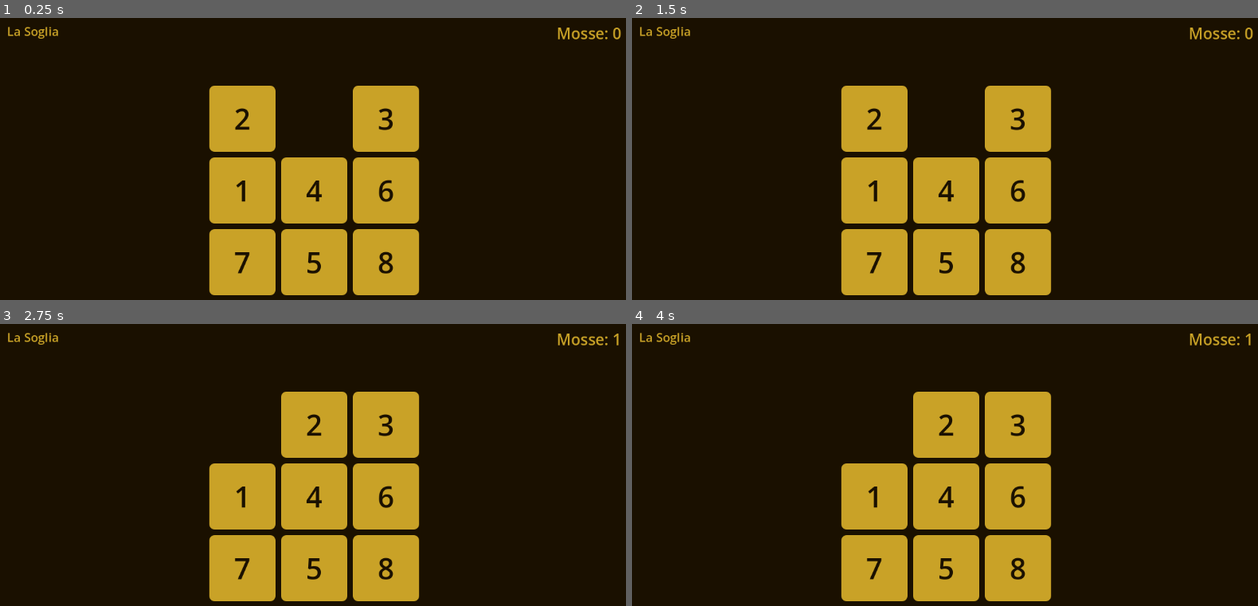
Above: before the commit, frames 1-4 (two rows, left to right).
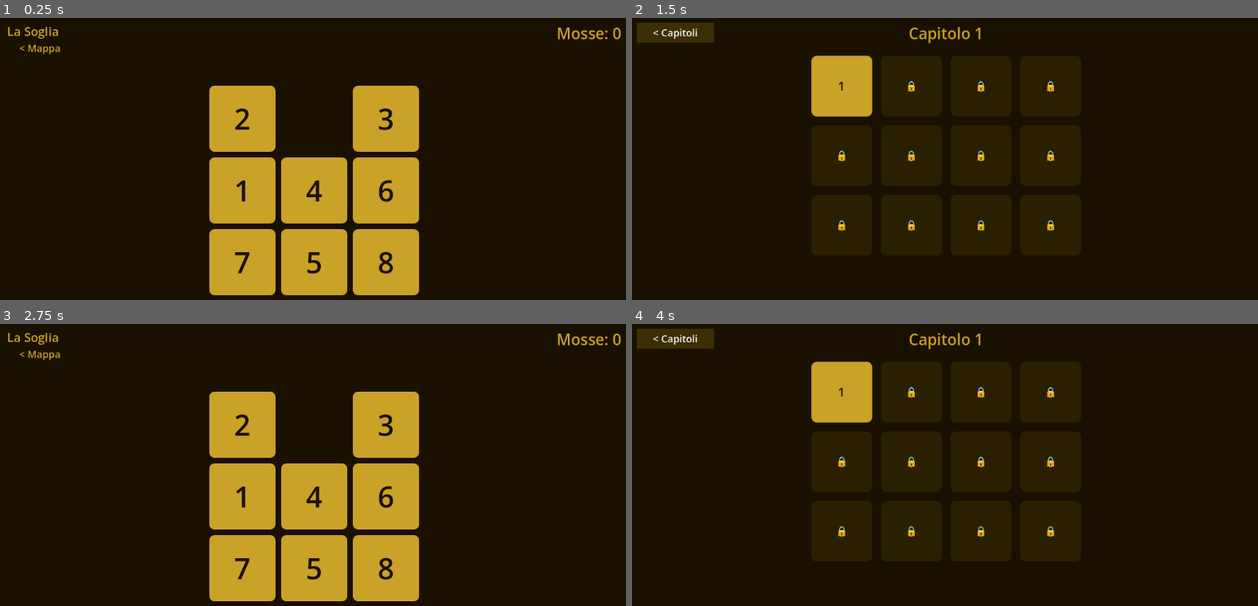
Above: after the commit, the same moments.

Repository: teologoeretico1975/LeTavoleDiAshan
Game: Godot game, scene res://scenes/game/GameBoard.tscn
The game is run twice, just before and just after one commit, with the same random seed, the same clock (stepped at 60 frames per second) and the same inputs.
Inputs (mouse positions are in pixels of both pictures, inside the frame that each line leads up to):
- Up to frame 1 (0.25 s): no input
- Up to frame 2 (1.5 s): click (669, 49) at 0.5 s, where only the run after the commit has a clickable "< Mappa"; click (675, 32) at 1.25 s, where only the run after the commit has a clickable "< Capitoli"
- Up to frame 3 (2.75 s): click (212, 391) at 2 s, where only the run after the commit has a clickable "1"
- Up to frame 4 (4 s): click (669, 355) at 2.75 s, where only the run after the commit has a clickable "< Mappa"; click (675, 338) at 3.5 s, where only the run after the commit has a clickable "< Capitoli"

The runs differ from the first frame. In frame 1, 0.1% of the frame differs, in the area x 3-10%, y 9-13%; in frame 2, 22%; in frame 3, 5.0%; in frame 4, 23%, in the area x 0-99%, y 1-99%.

Commit message:
Fase 6e: add GameManager autoload and LevelSelect scene
- GameManager: minimal autoload acting as blackboard for scene parameters
  (selected_chapter, selected_level); goto_game_board() and goto_level_select()
  wrap change_scene_to_file with parameter passing
- LevelSelect: procedural GridContainer with per-level state (locked/unlocked/stars)
  read from LevelLoader + SaveManager; navigates to GameBoard on tap
- GameBoard: reads chapter/level from GameManager in _ready() with @export fallback
  for isolated editor testing; adds "< Mappa" button and ESC to return to LevelSelect

Co-Authored-By: Claude Sonnet 4.6 <noreply@anthropic.com>

Diff:
--- a/project.godot
+++ b/project.godot
@@ -17,7 +17,9 @@
 
 [autoload]
 
+GameManager="*uid://2i2vcla7g2xq"
 LevelLoader="*res://scripts/managers/level_loader.gd"
+SaveManager="*uid://bhiejw0hpbya0"
 
 [physics]
 
--- /dev/null
+++ b/scenes/ui/LevelSelect.tscn
@@ -0,0 +1,12 @@
+[gd_scene format=3 uid="uid://level_select_scene"]
+
+[ext_resource type="Script" path="res://scripts/ui/LevelSelect.gd" id="1_levelselect"]
+
+[node name="LevelSelect" type="Control"]
+layout_mode = 3
+anchors_preset = 15
+anchor_right = 1.0
+anchor_bottom = 1.0
+grow_horizontal = 2
+grow_vertical = 2
+script = ExtResource("1_levelselect")
--- /dev/null
+++ b/scripts/managers/game_manager.gd
@@ -0,0 +1,51 @@
+# scripts/managers/game_manager.gd
+#
+# Autoload/singleton responsabile della navigazione tra scene e del passaggio
+# di parametri contestuali tra di esse.
+#
+# PERCHÉ SERVE:
+#   change_scene_to_file() distrugge la scena corrente e crea quella nuova.
+#   La scena nuova non esiste ancora al momento della chiamata, quindi non è
+#   possibile impostare proprietà su di essa prima che il suo _ready() giri.
+#   L'Autoload sopravvive al cambio scena e funge da "blackboard" condiviso:
+#   chi parte scrive i parametri qui, chi arriva li legge nel proprio _ready().
+#   Equivalente di variabili statiche di Application-scope in WinForms/WPF.
+#
+# USO TIPICO:
+#   # LevelSelect: l'utente clicca il livello 3 del capitolo 2
+#   GameManager.goto_game_board(2, 3)
+#
+#   # GameBoard._ready(): legge i parametri scritti da LevelSelect
+#   var ch  = GameManager.selected_chapter   # → 2
+#   var lvl = GameManager.selected_level     # → 3
+
+extends Node
+
+
+# ---------------------------------------------------------------------------
+# Parametri contestuali — scritti dal chiamante, letti dalla scena destinazione
+# ---------------------------------------------------------------------------
+
+# Capitolo e livello selezionati dall'utente. Valori default (1, 1) garantiscono
+# che GameBoard sia sempre inizializzabile anche senza navigazione esplicita.
+var selected_chapter: int = 1
+var selected_level:   int = 1
+
+
+# ---------------------------------------------------------------------------
+# Navigazione
+# ---------------------------------------------------------------------------
+
+# Imposta il contesto e carica GameBoard.
+# Chiamato da LevelSelect quando l'utente tocca un livello sbloccato.
+func goto_game_board(p_chapter: int, p_level: int) -> void:
+	selected_chapter = p_chapter
+	selected_level   = p_level
+	get_tree().change_scene_to_file("res://scenes/game/GameBoard.tscn")
+
+
+# Imposta il capitolo corrente e torna a LevelSelect.
+# Chiamato da GameBoard (tasto ESC / pulsante "< Mappa").
+func goto_level_select(p_chapter: int) -> void:
+	selected_chapter = p_chapter
+	get_tree().change_scene_to_file("res://scenes/ui/LevelSelect.tscn")
--- a/scripts/ui/GameBoard.gd
+++ b/scripts/ui/GameBoard.gd
@@ -92,11 +92,20 @@
 
 	_setup_background()
 
+	# Legge capitolo e livello da GameManager se disponibile (navigazione normale),
+	# altrimenti usa gli @export della scena (test isolato nell'editor).
+	# Pattern: GameManager è il chiamante runtime; @export è il fallback per l'editor.
+	var gm: Node = get_node_or_null("/root/GameManager")
+	if gm != null:
+		chapter  = gm.selected_chapter
+		level_id = gm.selected_level
+
 	_state = _load_level(chapter, level_id)
 
 	_build_board()
 	_refresh_tiles()
 	_setup_hud()
+	_setup_back_button()
 
 
 # Inizializza la board direttamente da dati grezzi, senza passare per LevelLoader.
@@ -480,3 +489,49 @@
 	# queue_free() rimuove il nodo dal albero alla fine del frame — come Dispose() in C#.
 	# Passarlo direttamente come Callable funziona perché è un metodo dell'oggetto flash.
 	tween.tween_callback(flash.queue_free)
+
+
+# ---------------------------------------------------------------------------
+# Navigazione di ritorno — PARTE 3
+# ---------------------------------------------------------------------------
+
+# Crea un pulsante "< Mappa" in alto a sinistra, sotto il titolo del livello.
+# Visibile solo quando GameManager è disponibile (navigazione runtime, non editor).
+func _setup_back_button() -> void:
+	var gm: Node = get_node_or_null("/root/GameManager")
+	if gm == null:
+		return
+
+	var btn := Button.new()
+	btn.name   = "BackButton"
+	btn.text   = "< Mappa"
+	btn.add_theme_font_size_override("font_size", 18)
+	btn.add_theme_color_override("font_color", COL_TILE)
+
+	# Stile flat: nessun bordo, sfondo trasparente — solo testo colorato.
+	var style_normal  := StyleBoxFlat.new()
+	style_normal.bg_color = Color(0, 0, 0, 0)
+	var style_hover   := StyleBoxFlat.new()
+	style_hover.bg_color  = Color(1.0, 0.85, 0.1, 0.15)
+	btn.add_theme_stylebox_override("normal", style_normal)
+	btn.add_theme_stylebox_override("hover",  style_hover)
+	btn.add_theme_stylebox_override("pressed", style_hover)
+
+	# Posizionato sotto il titolo del livello (riga HUD sopra la board).
+	btn.position = Vector2(20.0, 50.0)
+	btn.size     = Vector2(120.0, 32.0)
+	add_child(btn)
+
+	btn.pressed.connect(_on_back_pressed)
+
+
+func _on_back_pressed() -> void:
+	var gm: Node = get_node_or_null("/root/GameManager")
+	if gm != null:
+		gm.goto_level_select(chapter)
+
+
+# ESC come alternativa touch-free al pulsante — comodo in editor e su desktop.
+func _unhandled_input(event: InputEvent) -> void:
+	if event.is_action_pressed("ui_cancel"):
+		_on_back_pressed()
--- /dev/null
+++ b/scripts/ui/LevelSelect.gd
@@ -0,0 +1,289 @@
+# scripts/ui/LevelSelect.gd
+#
+# Controller della schermata di selezione livelli per un singolo capitolo.
+# Costruisce a runtime una griglia di pulsanti, uno per livello, con stato
+# visivo (sbloccato / bloccato / stelle ottenute).
+#
+# DATI LETTI ALL'AVVIO:
+#   LevelLoader.get_chapter_info(chapter)  → metadati capitolo (num_levels)
+#   LevelLoader.get_level(chapter, id)     → titolo livello
+#   SaveManager.is_level_unlocked(ch, id)  → bool
+#   SaveManager.get_level_progress(ch, id) → {"stars": int, "best_moves": int}
+#
+# NAVIGAZIONE:
+#   click su livello sbloccato → GameManager.goto_game_board(chapter, level_id)
+#   click su "< Capitoli"     → placeholder (ChapterSelect non ancora implementato)
+
+class_name LevelSelect
+extends Control
+
+
+# ---------------------------------------------------------------------------
+# Parametri editor — fallback quando GameManager non è disponibile
+# ---------------------------------------------------------------------------
+
+# Capitolo da mostrare. In gioco lo sovrascrive GameManager.selected_chapter.
+@export var chapter: int = 1
+
+
+# ---------------------------------------------------------------------------
+# Palette (Capitolo I, oro/bronzo — stessa di GameBoard)
+# ---------------------------------------------------------------------------
+
+const COL_BG            := Color("1a1000")
+const COL_GOLD          := Color("c9a227")
+const COL_GOLD_DIM      := Color("7a6010")   # oro attenuato per testo su tile bloccate
+const COL_LOCKED_BG     := Color("2a2000")   # sfondo tile bloccata
+const COL_TILE_TEXT     := Color("1a1000")   # testo scuro su tile sbloccata
+
+
+# ---------------------------------------------------------------------------
+# Layout griglia
+# ---------------------------------------------------------------------------
+
+# Quante colonne nella griglia dei pulsanti livello.
+const GRID_COLS: int     = 4
+const BTN_SIZE: float    = 110.0   # lato del pulsante quadrato
+const BTN_GAP: float     = 16.0    # spazio tra pulsanti
+
+
+# ---------------------------------------------------------------------------
+# Riferimenti interni
+# ---------------------------------------------------------------------------
+
+var _grid: GridContainer   # container che ospita i pulsanti livello
+
+
+# ---------------------------------------------------------------------------
+# Inizializzazione
+# ---------------------------------------------------------------------------
+
+func _ready() -> void:
+	if Engine.is_editor_hint():
+		return
+
+	set_anchors_preset(Control.PRESET_FULL_RECT)
+
+	# Legge il capitolo da GameManager se disponibile.
+	var gm: Node = get_node_or_null("/root/GameManager")
+	if gm != null:
+		chapter = gm.selected_chapter
+
+	_setup_background()
+	_setup_header()
+	_build_level_grid()
+
+
+# ---------------------------------------------------------------------------
+# Sfondo e header
+# ---------------------------------------------------------------------------
+
+func _setup_background() -> void:
+	var bg := ColorRect.new()
+	bg.color = COL_BG
+	bg.set_anchors_preset(Control.PRESET_FULL_RECT)
+	add_child(bg)
+
+
+func _setup_header() -> void:
+	# Riga superiore: pulsante "< Capitoli" a sinistra, titolo capitolo centrato.
+
+	var loader: Node = _get_loader()
+	var chapter_title: String = "Capitolo %d" % chapter
+	if loader != null:
+		var info: Dictionary = loader.get_chapter_info(chapter)
+		if not info.is_empty():
+			chapter_title = info.get("title", chapter_title)
+
+	# Label titolo capitolo — centrata in alto.
+	var lbl := Label.new()
+	lbl.name = "LabelChapterTitle"
+	lbl.text = chapter_title
+	lbl.add_theme_font_size_override("font_size", 28)
+	lbl.add_theme_color_override("font_color", COL_GOLD)
+	lbl.horizontal_alignment = HORIZONTAL_ALIGNMENT_CENTER
+	lbl.mouse_filter = Control.MOUSE_FILTER_IGNORE
+	# Fascia orizzontale in cima — anchor_left=0, anchor_right=1 → larghezza schermo.
+	lbl.anchor_left   = 0.0
+	lbl.anchor_right  = 1.0
+	lbl.anchor_top    = 0.0
+	lbl.anchor_bottom = 0.0
+	lbl.offset_top    = 20.0
+	lbl.offset_bottom = 60.0
+	add_child(lbl)
+
+	# Pulsante "< Capitoli" (placeholder — ChapterSelect non ancora implementato).
+	var back_btn := Button.new()
+	back_btn.name = "BackBtn"
+	back_btn.text = "< Capitoli"
+	back_btn.add_theme_font_size_override("font_size", 18)
+	back_btn.add_theme_color_override("font_color", COL_GOLD)
+	var style_n := StyleBoxFlat.new()
+	style_n.bg_color = Color(0, 0, 0, 0)
+	var style_h := StyleBoxFlat.new()
+	style_h.bg_color = Color(1.0, 0.85, 0.1, 0.15)
+	back_btn.add_theme_stylebox_override("normal",  style_n)
+	back_btn.add_theme_stylebox_override("hover",   style_h)
+	back_btn.add_theme_stylebox_override("pressed", style_h)
+	back_btn.position = Vector2(16.0, 20.0)
+	back_btn.size     = Vector2(140.0, 36.0)
+	add_child(back_btn)
+	back_btn.pressed.connect(_on_back_to_chapters)
+
+
+# ---------------------------------------------------------------------------
+# Griglia livelli
+# ---------------------------------------------------------------------------
+
+# Costruisce il GridContainer e popola un Button per ogni livello del capitolo.
+# Tutto avviene in un singolo loop: carico i dati, creo il nodo, configuro,
+# aggiungo al container. Nessun aggiornamento incrementale successivo.
+func _build_level_grid() -> void:
+	var loader: Node = _get_loader()
+	var saver:  Node = _get_saver()
+
+	# Numero di livelli dal JSON del capitolo.
+	var num_levels: int = 0
+	if loader != null:
+		var info: Dictionary = loader.get_chapter_info(chapter)
+		num_levels = int(info.get("level_count", 0))
+
+	if num_levels == 0:
+		push_warning("LevelSelect: nessun livello trovato per capitolo %d." % chapter)
+		return
+
+	# GridContainer: container che dispone i figli in N colonne automaticamente.
+	# Ogni add_child() aggiunge un elemento nella prossima cella disponibile —
+	# non serve calcolare righe e colonne manualmente.
+	_grid = GridContainer.new()
+	_grid.name    = "LevelGrid"
+	_grid.columns = GRID_COLS
+
+	# Larghezza occupata da tutte le colonne + gap tra di esse.
+	var grid_w: float = GRID_COLS * BTN_SIZE + (GRID_COLS - 1) * BTN_GAP
+	var num_rows: int = int(ceil(float(num_levels) / GRID_COLS))
+	var grid_h: float = num_rows * BTN_SIZE + (num_rows - 1) * BTN_GAP
+
+	# Centro orizzontale con margine superiore fisso (sotto l'header).
+	_grid.anchor_left  = 0.5
+	_grid.anchor_right = 0.5
+	_grid.anchor_top   = 0.0
+	_grid.offset_left  = -grid_w / 2.0
+	_grid.offset_right =  grid_w / 2.0
+	_grid.offset_top   = 80.0
+	_grid.offset_bottom = 80.0 + grid_h
+
+	# add_theme_constant_override imposta la spaziatura interna del container
+	# (equivalente di ItemsPanel.Margin o UniformGrid.ColumnSpacing in WPF).
+	_grid.add_theme_constant_override("h_separation", int(BTN_GAP))
+	_grid.add_theme_constant_override("v_separation", int(BTN_GAP))
+
+	add_child(_grid)
+
+	# Popola un pulsante per ogni livello.
+	for lvl_id: int in range(1, num_levels + 1):
+		var is_unlocked: bool = true
+		var stars: int        = 0
+
+		if saver != null:
+			is_unlocked = saver.is_level_unlocked(chapter, lvl_id)
+			var progress = saver.get_level_progress(chapter, lvl_id)
+			if progress != null:
+				stars = int(progress.get("stars", 0))
+
+		var btn := _make_level_button(lvl_id, is_unlocked, stars)
+		_grid.add_child(btn)
+
+
+# Crea e restituisce un singolo pulsante livello.
+# Separato da _build_level_grid() per leggibilità — ogni pulsante ha
+# tre stati visivi: completato (oro pieno), sbloccato (oro attenuato), bloccato.
+func _make_level_button(lvl_id: int, is_unlocked: bool, stars: int) -> Button:
+	var btn := Button.new()
+	btn.name         = "Level_%d" % lvl_id
+	btn.custom_minimum_size = Vector2(BTN_SIZE, BTN_SIZE)
+	btn.disabled     = not is_unlocked
+
+	# StyleBoxFlat per i tre stati (normal, hover, disabled).
+	# In Godot ogni stato visivo di un Button usa una stylebox distinta.
+	var style_base := StyleBoxFlat.new()
+	style_base.corner_radius_top_left     = 10
+	style_base.corner_radius_top_right    = 10
+	style_base.corner_radius_bottom_left  = 10
+	style_base.corner_radius_bottom_right = 10
+
+	if not is_unlocked:
+		# Bloccato: sfondo scuro, testo simbolo lucchetto.
+		var s := style_base.duplicate() as StyleBoxFlat
+		s.bg_color = COL_LOCKED_BG
+		btn.add_theme_stylebox_override("disabled", s)
+		btn.add_theme_color_override("font_disabled_color", COL_GOLD_DIM)
+	else:
+		# Sbloccato: sfondo oro pieno, hover leggermente più chiaro.
+		var s_normal := style_base.duplicate() as StyleBoxFlat
+		s_normal.bg_color = COL_GOLD
+		var s_hover  := style_base.duplicate() as StyleBoxFlat
+		s_hover.bg_color  = COL_GOLD.lightened(0.15)
+		btn.add_theme_stylebox_override("normal",  s_normal)
+		btn.add_theme_stylebox_override("hover",   s_hover)
+		btn.add_theme_stylebox_override("pressed", s_hover)
+		btn.add_theme_color_override("font_color", COL_TILE_TEXT)
+
+	# Testo del pulsante: numero livello + stelle ottenute (se completato).
+	# Usiamo testo semplice: "3\n★★☆" — nessuna icona, massima compatibilità font.
+	var star_text: String = _stars_text(stars) if stars > 0 else ""
+	if is_unlocked:
+		btn.text = "%d\n%s" % [lvl_id, star_text]
+	else:
+		btn.text = "🔒"    # lucchetto unicode — fallback se il font non lo ha: "—"
+
+	btn.add_theme_font_size_override("font_size", 22)
+
+	# Collega il segnale solo per pulsanti sbloccati (i disabled non emettono pressed,
+	# ma è buona pratica connettere solo chi deve rispondere).
+	if is_unlocked:
+		btn.pressed.connect(_on_level_pressed.bind(lvl_id))
+
+	return btn
+
+
+# Restituisce la stringa stelle: "★★★", "★★☆", "★☆☆".
+# Unicode stelle piene/vuote — visivamente immediato, nessuna dipendenza da asset.
+func _stars_text(stars: int) -> String:
+	var full:  String = "★".repeat(stars)
+	var empty: String = "☆".repeat(3 - stars)
+	return full + empty
+
+
+# ---------------------------------------------------------------------------
+# Handler eventi
+# ---------------------------------------------------------------------------
+
+func _on_level_pressed(lvl_id: int) -> void:
+	var gm: Node = get_node_or_null("/root/GameManager")
+	if gm != null:
+		gm.goto_game_board(chapter, lvl_id)
+	else:
+		# Fallback diretto per testing senza GameManager (raro in produzione).
+		push_warning("LevelSelect: GameManager non disponibile, navigazione impossibile.")
+
+
+func _on_back_to_chapters() -> void:
+	# ChapterSelect non ancora implementato — placeholder.
+	push_warning("LevelSelect: ChapterSelect non ancora implementato.")
+
+
+# ---------------------------------------------------------------------------
+# Accesso agli Autoload (stesso pattern di GameBoard)
+# ---------------------------------------------------------------------------
+
+func _get_loader() -> Node:
+	if not is_inside_tree():
+		return null
+	return get_node_or_null("/root/LevelLoader")
+
+
+func _get_saver() -> Node:
+	if not is_inside_tree():
+		return null
+	return get_node_or_null("/root/SaveManager")
Not shown, added: scripts/managers/game_manager.gd.uid
Not shown, added: scripts/ui/LevelSelect.gd.uid
